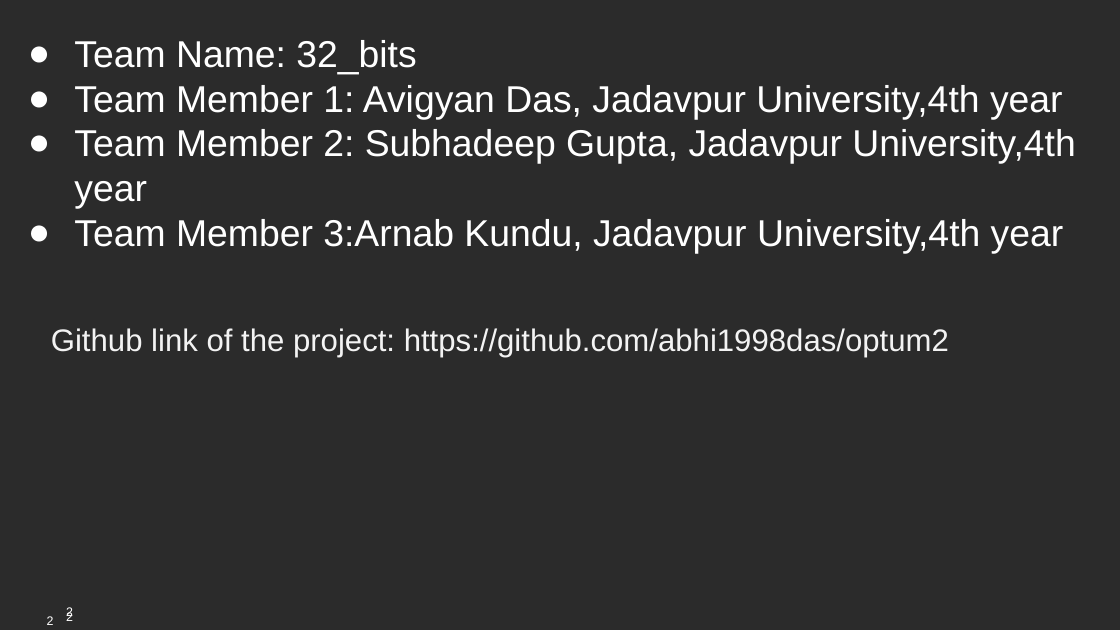
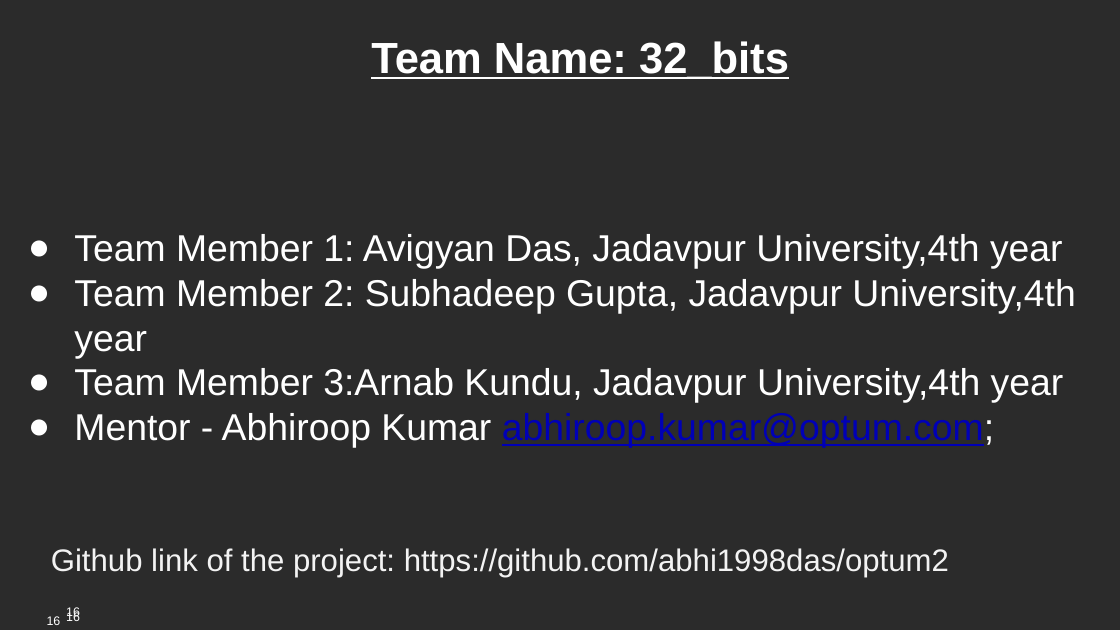
Before and after one commit to abhi1998das/optum2, a slide deck: slide 16 of PPT/Jadavpur_university_Team 32_bits.pptx (slide 2 before the commit). Drawn at 1120x630 pixels with LibreOffice and Linux fonts; fonts in the diff are those of the drawing; background and template pictures are left out; a plain dark background stands for a picture behind light text. Boxes give left, top, right and bottom in pixels: in the first picture for what was removed or moved away, otherwise in the second. Text is boxed around its words. In the diff, an @@ line names an element or a change of style, - is before the commit and + after.

```diff
--- a/PPT/Jadavpur_university_Team 32_bits.pptx
+++ b/PPT/Jadavpur_university_Team 32_bits.pptx
@@ text at [74,41,1063,269]: size 24 to 28 pt, bold on, underline on in "Team Name: 32_bits"; alignment left to centre; bullet ● to none; more space between paragraphs @@
@@ text at [74,413,994,448]: paragraph added @@
+● Mentor - Abhiroop Kumar abhiroop.kumar@optum.com;
@@ text "Github link of the project: ...": place and size @@
-text "Github link of the project: ..." at [51,328,949,357]
+text "Github link of the project: ..." at [51,548,949,577]
@@ page number at [47,616,61,625]: text changed @@
-2
+16
@@ page number at [66,607,80,619]: text changed @@
-2
+16
@@ page number at [66,611,80,621]: text changed @@
-2
+16
```
Also in this commit, not shown: 4 other slides changed, 11 slides added, 3 slides removed, 1 other file.
